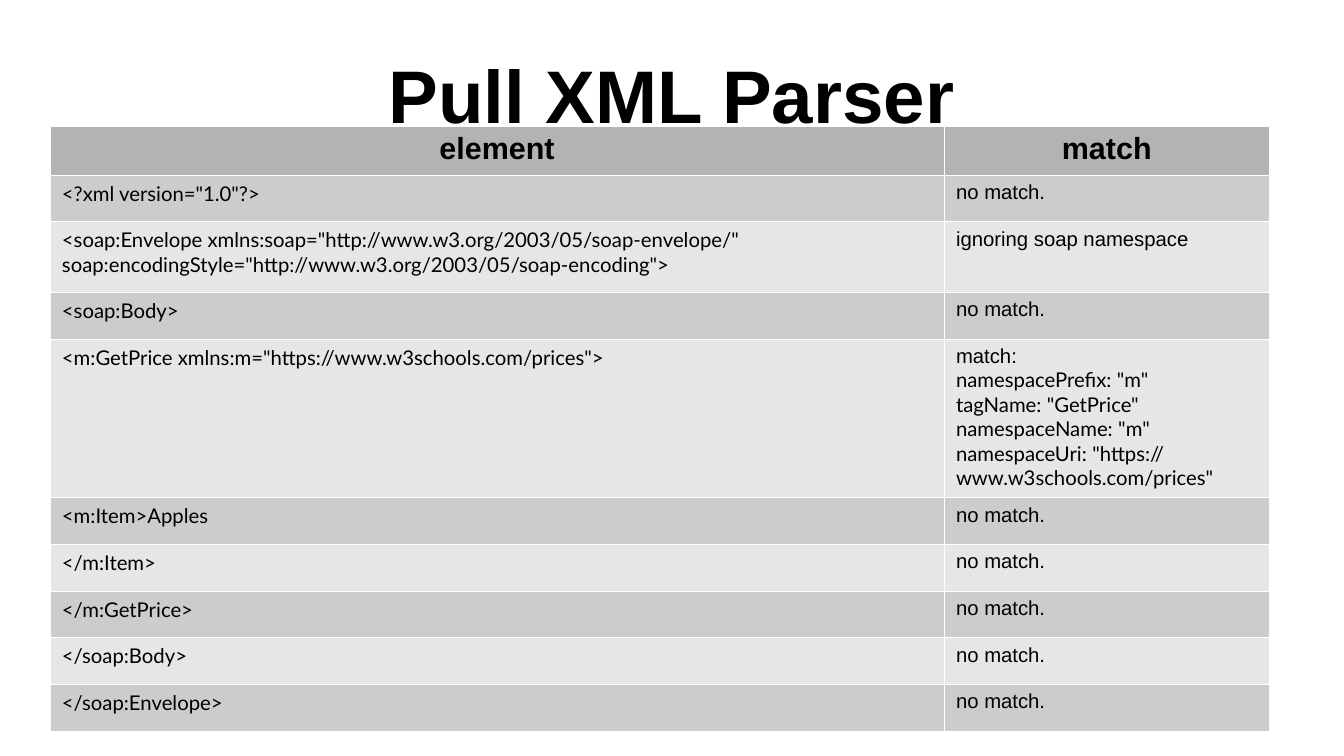
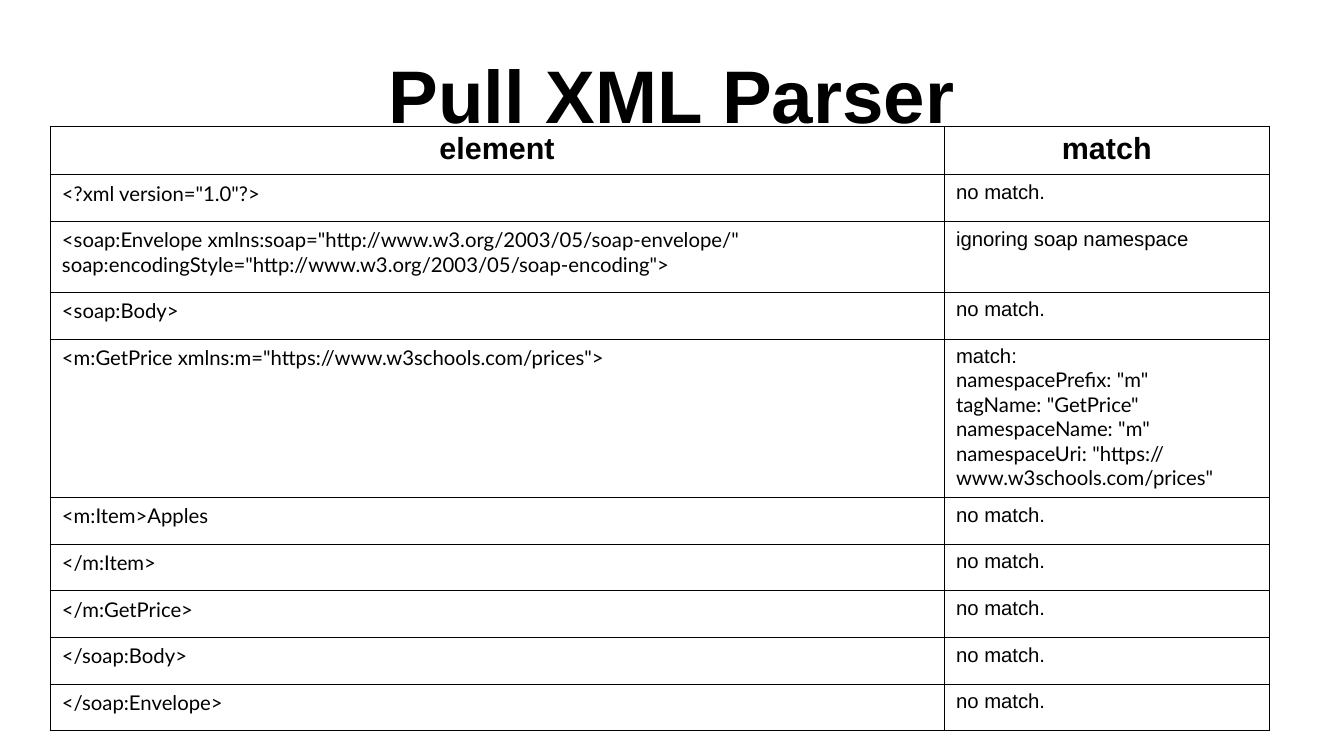
Before and after one commit to sergueik/springboot_study, a slide deck: slide 11 of basic-purejs-xml-parser/Painless Script for Ingesting SOAP Action from SOAP Payload.odp. Drawn at 1344x756 pixels with LibreOffice and Linux fonts; fonts in the diff are those of the drawing. Boxes give left, top, right and bottom in pixels: in the first picture for what was removed or moved away, otherwise in the second. Text is boxed around its words. In the diff, an @@ line names an element or a change of style, - is before the commit and + after.

```diff
--- a/basic-purejs-xml-parser/Painless Script for Ingesting SOAP Action from SOAP Payload.odp
+++ b/basic-purejs-xml-parser/Painless Script for Ingesting SOAP Action from SOAP Payload.odp
@@ table at (50, 126, 1270, 748) @@
@@ fill #B3B3B3 to none in row 1 @@
@@ fill #CCCCCC to none in 10 cells @@
@@ fill #E6E6E6 to none in 8 cells @@
@@ borders changed @@
```
Also in this commit, not shown: 2 slides added, 2 other files.
